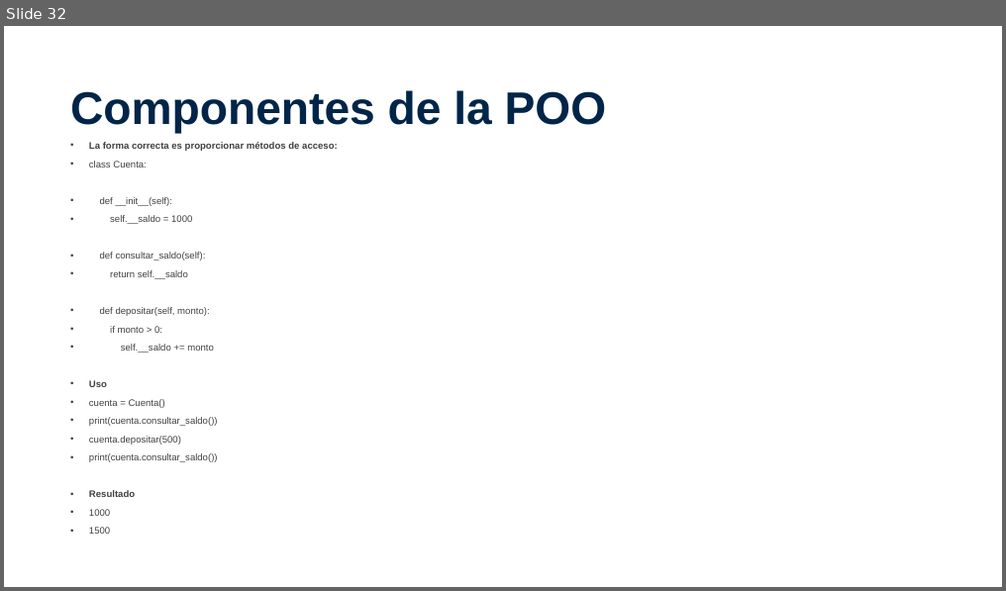
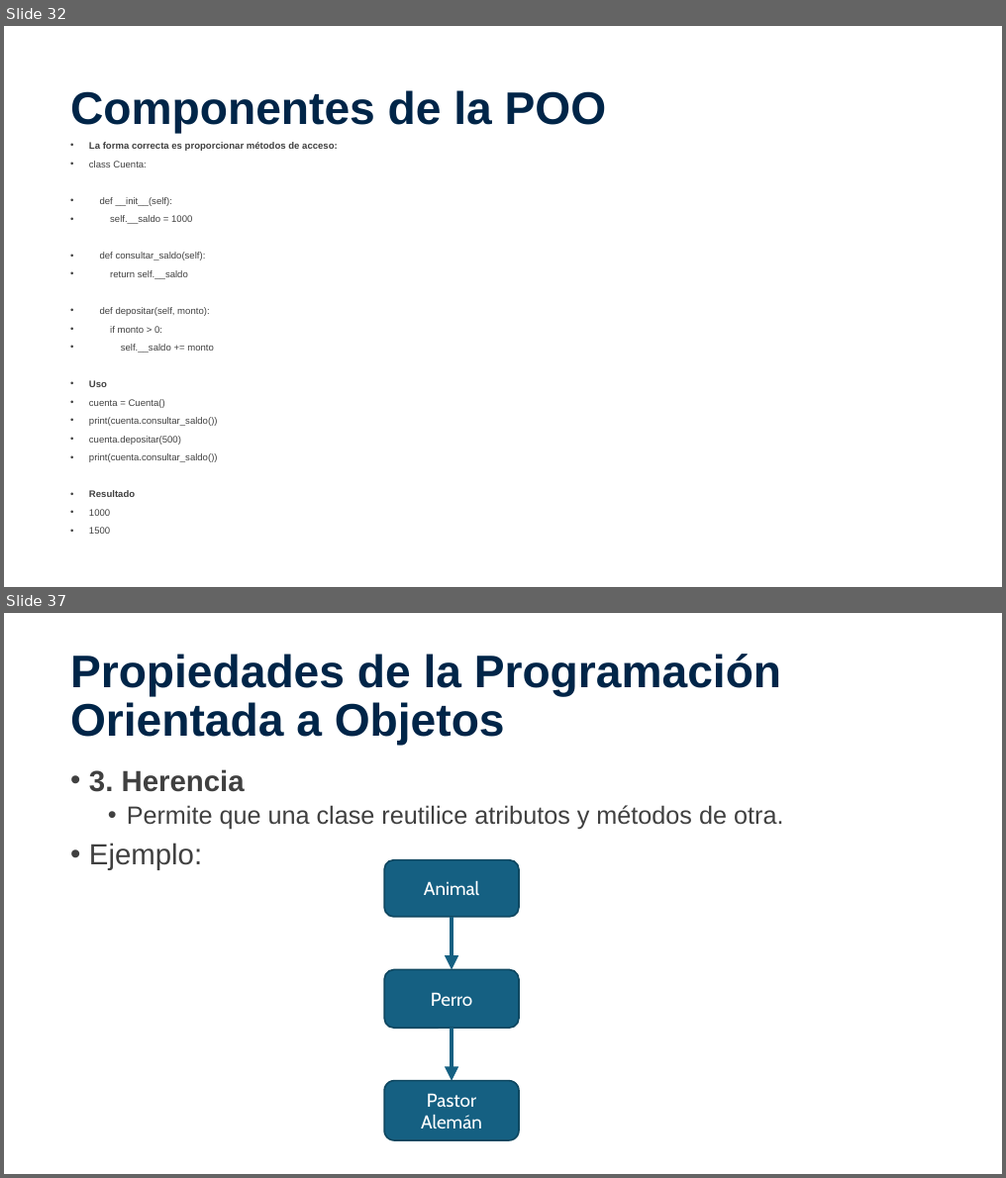
Before and after one commit to VictorBorquez-VBH/Taller-Programacion-Python-AIEP, a slide deck: POO_01.pptx. Shown one above the other, each under a label of ours: slide 32 before the commit, slides 32 and 37 after it; the slides between them are not shown. The pictures are 1006x591 and 1006x1178 pixels, drawn with LibreOffice and Linux fonts; fonts in the diff are those of the drawing; background and template pictures are left out. Boxes give left, top, right and bottom in pixels: in the first picture for what was removed or moved away, otherwise in the second. Text is boxed around its words. In the diff, an @@ line names an element or a change of style, - is before the commit and + after.

```diff
--- a/POO_01.pptx
+++ b/POO_01.pptx
@@ slide 37 added at <box>4,613,1002,1174</box>, background picture (left out) @@
@@ title added at <box>70,654,781,746</box>, 44 pt, text #002548, bold @@
+Propiedades de la Programación Orientada a Objetos
@@ text added at <box>89,769,783,870</box>, 24 pt, text #404040 @@
+• 3. Herencia
+  • Permite que una clase reutilice atributos y métodos de otra.
+• Ejemplo:
@@ rounded rectangle added at <box>384,861,519,917</box>, fill #156082, outline #104760 1.5 pt, 18 pt, text #FFFFFF @@
+Animal
@@ arrow added from (451, 917) to (451, 970), #156082 4.5 pt @@
@@ rounded rectangle added at <box>384,970,519,1029</box>, fill #156082, outline #104760 1.5 pt, 18 pt, text #FFFFFF @@
+Perro
@@ arrow added from (451, 1029) to (451, 1081), #156082 4.5 pt @@
@@ rounded rectangle added at <box>384,1081,519,1141</box>, fill #156082, outline #104760 1.5 pt, 18 pt, text #FFFFFF @@
+Pastor Alemán
```
Also in this commit, not shown: 1 slide changed, 12 other slides added, 1 slide removed, 7 other files.
